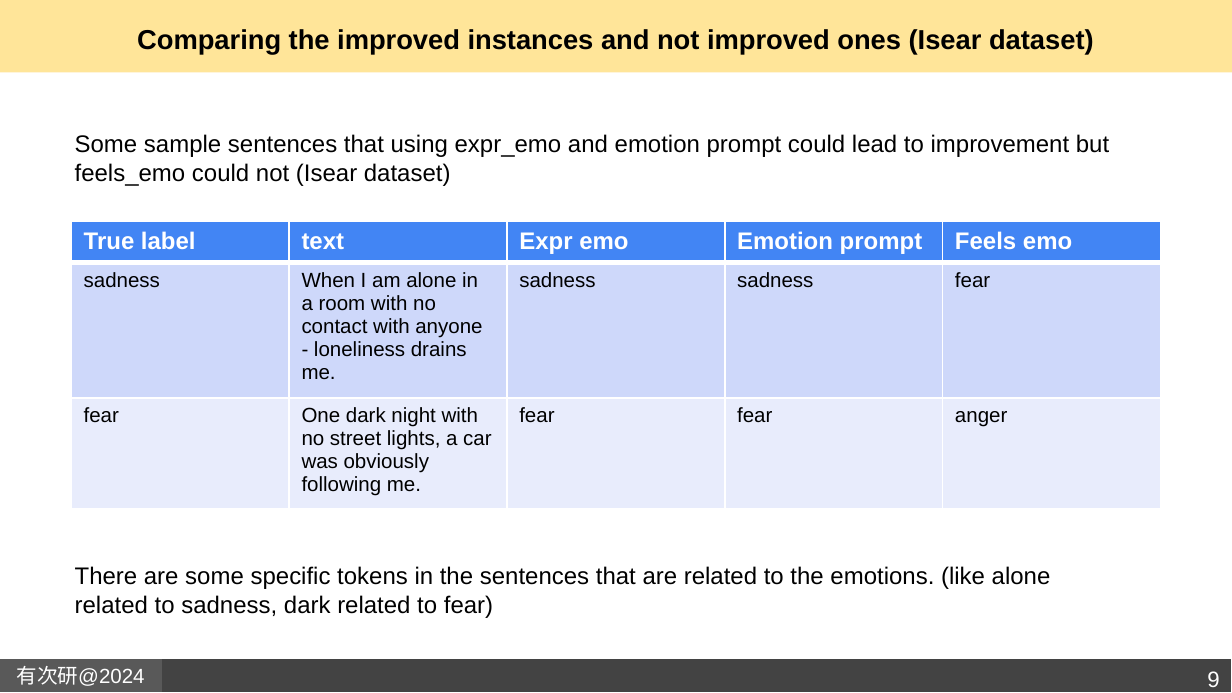
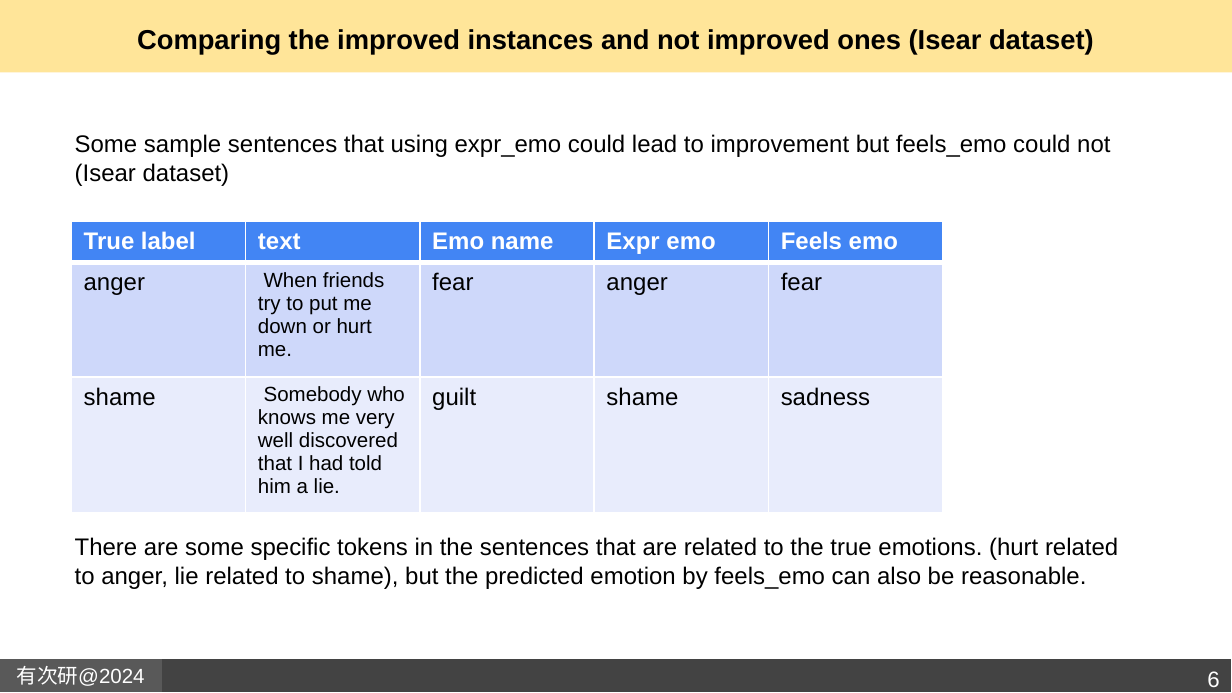
Before and after one commit to Gita1996/Emotion-classification-in-text, a slide deck: slide 6 of emotion classification_report_anaysis_synonyms.pptx (slide 9 before the commit). Drawn at 1232x693 pixels with LibreOffice and Linux fonts; fonts in the diff are those of the drawing; background and template pictures are left out. Boxes give left, top, right and bottom in pixels: in the first picture for what was removed or moved away, otherwise in the second. Text is boxed around its words. In the diff, an @@ line names an element or a change of style, - is before the commit and + after.

```diff
--- a/emotion classification_report_anaysis_synonyms.pptx
+++ b/emotion classification_report_anaysis_synonyms.pptx
@@ text at box(75, 134, 1118, 589): text changed @@
-Some sample sentences that using expr_emo and emotion prompt could lead to improvement but feels_emo could not (Isear dataset)
-There are some specific tokens in the sentences that are related to the emotions. (like alone related to sadness, dark related to fear)
+Some sample sentences that using expr_emo could lead to improvement but feels_emo could not (Isear dataset)
+There are some specific tokens in the sentences that are related to the true emotions. (hurt related to anger, lie related to shame), but the predicted emotion by feels_emo can also be reasonable.
@@ table at box(71, 222, 940, 514) @@
-row 1, column 3: Expr emo
+row 1, column 3: Emo name
-row 1, column 4: Emotion prompt
+row 1, column 4: Expr emo
-row 2: sadness | When I am alone in a room with no contact with anyone - loneliness drains me. | sadness | sadness | fear
+row 2: anger | When friends try to put me down or hurt me. | fear | anger | fear
-row 3: fear | One dark night with no street lights, a car was obviously following me. | fear | fear | anger
+row 3: shame | Somebody who knows me very well discovered that I had told him a lie. | guilt | shame | sadness
@@ size 12 to 14 pt in "fear" @@
@@ table: place and size @@
-table at box(71, 222, 1162, 509)
+table at box(71, 222, 940, 514)
@@ page number at box(1207, 671, 1219, 687): text changed @@
-9
+6
```
Also in this commit, not shown: 5 other slides changed, 2 slides added, 4 slides removed.
